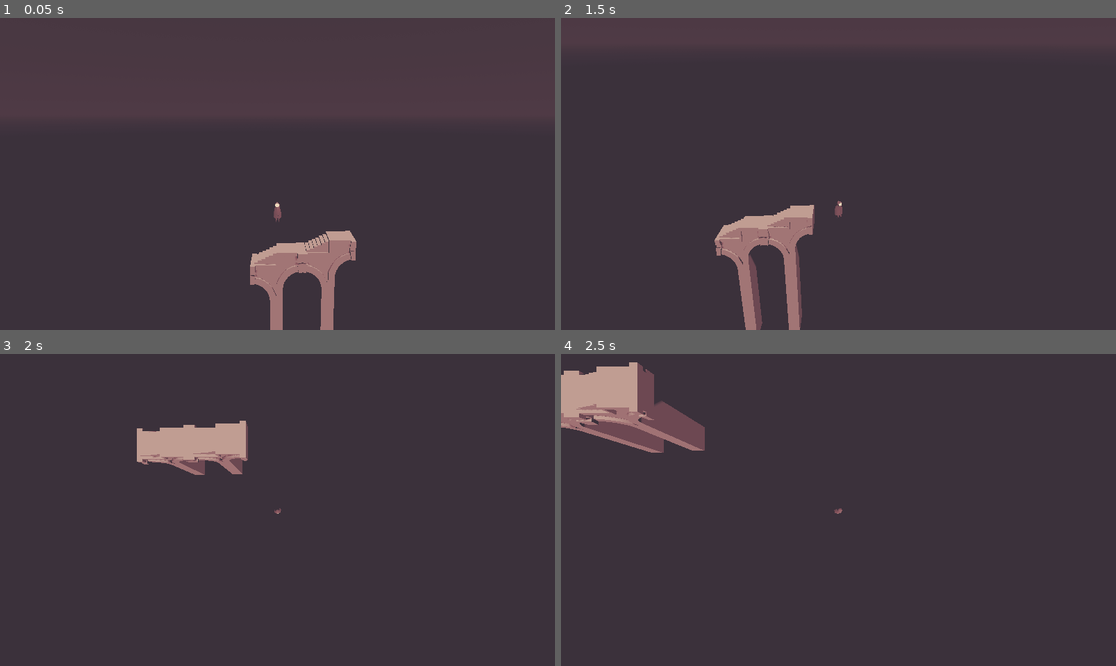
Above: before the commit, frames 1-4 (two rows, left to right).
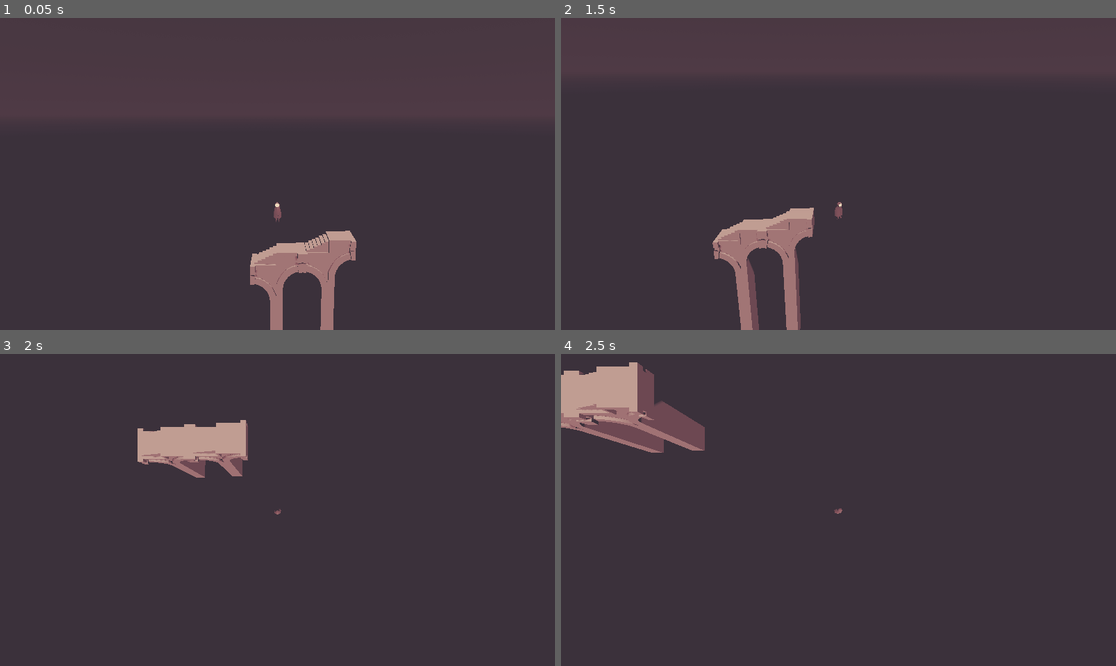
Above: after the commit, the same moments.

Repository: Raftatul/game-jam-behavior-2025
Game: Godot game, scene res://src/levels/main_map.tscn
Two runs of this game, one before a commit and one after it. Both use one fixed random seed, a clock stepped at 60 frames per second and the inputs below. The engine's default icon, where the game draws it, is replaced by a stand-in: a white triangle on a blue panel in a dark square.
Inputs:
- Up to frame 1 (0.05 s): no input
- Up to frame 2 (1.5 s): tap Enter (ui_accept) at 0.5, 0.77 s; hold Right (ui_right) 0.53-1.28 s; tap Shift (dash) at 0.6 s; hold Down (ui_down) from 1.28 s (still down); tap E (switch_camera) at 1.35 s
- Up to frame 3 (2 s): keep holding Down (ui_down); tap Enter (ui_accept) at 1.52 s
- Up to frame 4 (2.5 s): release Down (ui_down) at 2.03 s; hold Right (ui_right) from 2.03 s (still down); tap Shift (dash) at 2.1 s

Frame 1 is identical in both runs. In frame 2, 1.2% of the frame differs, in the area x 27-51%, y 58-100%; in frame 3, 0.3%; in frame 4, nothing differs.

Commit message:
Make camera more smooth

Diff:
--- a/game-jam-behavior-2025/src/character/camera/camera_pivot.gd
+++ b/game-jam-behavior-2025/src/character/camera/camera_pivot.gd
@@ -4,9 +4,21 @@
 @export var player: PlayerCharacter
 @export var switch_duration: float = 0.5
 
+@export var side_angle: float = -10.0 :
+	get:
+		return deg_to_rad(side_angle)
+
+@export var topdown_angle: float = -90.0 :
+	get:
+		return deg_to_rad(topdown_angle)
+
+@export var curve: Curve
+
 var request_switch: bool = false
 
 var switch_tween: Tween
+
+var trans: float = 0.0
 
 @onready var camera_state_machine: FiniteStateMachine = $CameraStateMachine
 
@@ -22,15 +34,18 @@
 	camera_state_machine.update(delta)
 
 
+func rotate_camera(alpha: float, start_angle: float, angle: float,) -> void:
+	rotation.x = lerpf(start_angle, angle, curve.sample(alpha))
+	print(rad_to_deg(rotation.x))
+
+
 func switch_to_2d() -> void:
 	switch_tween = create_tween()
-	switch_tween.set_trans(Tween.TRANS_QUAD)
 
-	switch_tween.tween_property(self, "rotation:x", deg_to_rad(-10.0), switch_duration)
+	switch_tween.tween_method(rotate_camera.bind(rotation.x, side_angle), 0.0, 1.0, switch_duration)
 
 
 func switch_to_topdown() -> void:
 	switch_tween = create_tween()
-	switch_tween.set_trans(Tween.TRANS_QUAD)
 
-	switch_tween.tween_property(self, "rotation:x", deg_to_rad(-90.0), switch_duration)
+	switch_tween.tween_method(rotate_camera.bind(rotation.x, topdown_angle), 0.0, 1.0, switch_duration)
--- a/game-jam-behavior-2025/src/character/character.tscn
+++ b/game-jam-behavior-2025/src/character/character.tscn
@@ -12,6 +12,10 @@
 
 [sub_resource type="BoxShape3D" id="BoxShape3D_yny20"]
 size = Vector3(0.6, 1.78723, 0.6)
+
+[sub_resource type="Curve" id="Curve_m366t"]
+_data = [Vector2(0, 0), 0.0, 0.0, 0, 0, Vector2(0.75, 1.05), 0.0, 0.0, 0, 0, Vector2(1, 1), 0.0, 0.0, 0, 0]
+point_count = 3
 
 [node name="Character" type="CharacterBody3D"]
 script = ExtResource("1_yny20")
@@ -29,23 +33,23 @@
 transform = Transform3D(0.9, 0, 0, 0, 0.9, 0, 0, 0, 0.9, 0, 0, 0)
 
 [node name="Skeleton3D" parent="character_v1/metarig" index="0"]
-bones/4/position = Vector3(-2.34982e-10, 0.772495, -0.0552)
+bones/4/position = Vector3(7.23821e-11, 0.767365, -0.0552)
 bones/4/rotation = Quaternion(0.0851639, 1.18776e-07, 1.01523e-08, 0.996367)
-bones/5/rotation = Quaternion(-0.0474388, 0.00400976, -0.0205408, 0.998655)
-bones/6/rotation = Quaternion(-0.0525227, -0.000449882, -0.0184733, 0.998449)
+bones/5/rotation = Quaternion(-0.0475877, -0.0136721, -0.000361253, 0.998773)
+bones/6/rotation = Quaternion(-0.0525252, -0.00038189, -0.0156814, 0.998496)
 bones/6/scale = Vector3(1, 1, 1)
 bones/7/rotation = Quaternion(0.0018179, -1.18802e-07, 2.17452e-10, 0.999998)
 bones/8/rotation = Quaternion(0.103174, 9.06654e-10, -8.42276e-10, 0.994663)
 bones/9/rotation = Quaternion(-0.0513563, 0.000142839, 0.00517193, 0.998667)
-bones/10/rotation = Quaternion(0.997138, 0.0246701, 0.0206385, -0.0684258)
-bones/11/rotation = Quaternion(-0.0450834, 0.00205975, -0.010133, 0.99893)
-bones/12/rotation = Quaternion(0.149722, 0.00360843, -0.0458405, 0.987658)
-bones/13/position = Vector3(0.102042, 0.2376, -0.0338422)
-bones/14/position = Vector3(-0.101, 0.228153, 0.0270768)
-bones/16/rotation = Quaternion(0.97769, -0.0187892, 0.0136086, 0.208766)
-bones/17/rotation = Quaternion(0.259915, 0.000500658, -0.0403199, 0.964789)
-bones/19/rotation = Quaternion(0.97769, 0.0187891, -0.0136083, 0.208767)
-bones/20/rotation = Quaternion(0.259916, -0.000500656, 0.0403198, 0.964789)
+bones/10/rotation = Quaternion(0.998464, -0.0107415, 0.0176829, -0.0514025)
+bones/11/rotation = Quaternion(0.00698392, 0.00476255, 0.0723238, 0.997345)
+bones/12/rotation = Quaternion(0.0424536, 0.0374998, 0.0305138, 0.997928)
+bones/13/position = Vector3(0.0973098, 0.259759, -0.033217)
+bones/14/position = Vector3(-0.105733, 0.250312, 0.027702)
+bones/16/rotation = Quaternion(0.975354, -0.0205651, 0.0137377, 0.219257)
+bones/17/rotation = Quaternion(0.282132, 0.000497346, -0.0437664, 0.958377)
+bones/19/rotation = Quaternion(0.975354, 0.020565, -0.0137374, 0.219257)
+bones/20/rotation = Quaternion(0.282133, -0.000497345, 0.0437663, 0.958377)
 
 [node name="Pivot" type="Marker3D" parent="."]
 transform = Transform3D(1, 0, 0, 0, 1, 0, 0, 0, 1, 0, 1, 0)
@@ -58,6 +62,8 @@
 transform = Transform3D(1, 0, 0, 0, 0.984808, 0.173648, 0, -0.173648, 0.984808, 0, 4, 0)
 script = ExtResource("10_8cpw0")
 player = NodePath("..")
+switch_duration = 1.0
+curve = SubResource("Curve_m366t")
 
 [node name="Camera3D" type="Camera3D" parent="CameraPivot"]
 transform = Transform3D(1, 0, 0, 0, 1, 2.98023e-08, 0, -2.98023e-08, 1, 0, 0, 25.384)
Not shown: 1 places in game-jam-behavior-2025/src/character/character.tscn that only renumber resources
